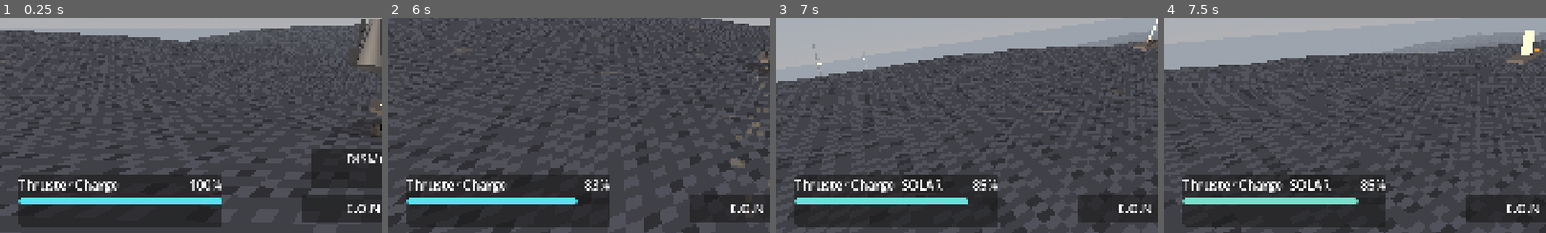
Above: before the commit, frames 1-4 (left to right).
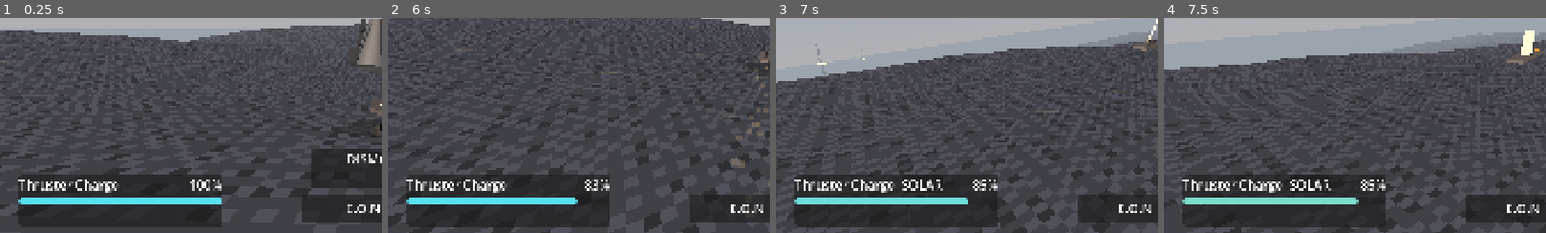
Above: after the commit, the same moments.

Repository: oleskulbru-commits/energy-glider
Game: Godot game, scene res://scenes/main.tscn
The game is run twice, just before and just after one commit, with the same random seed, the same clock (stepped at 60 frames per second) and the same inputs.
Inputs (mouse positions are % of the whole screen's width and height, from its top left):
- Up to frame 1 (0.25 s): no input
- Up to frame 2 (6 s): move the mouse to (55, 50) at 0.52 s; hold Shift (boost) 0.53-1.28 s; hold W (move_forward) 0.53-5.78 s; click (55, 50) at 0.67 s; tap Space (jump) at 0.77, 1.52, 3.02, 3.77, 4.52 s; move the mouse to (45, 50) at 1.27 s; tap E (interact) at 1.35, 5.85 s; move the mouse to (52, 48) at 2.02 s; hold Q (radar_pulse) 2.03-2.78 s; move the mouse to (49, 52) at 2.77 s; tap Shift (boost) at 2.85 s; click (49, 52) at 2.92 s; move the mouse to (57, 51) at 3.52 s; hold E (interact) 3.53-4.28 s; move the mouse to (42, 49) at 4.27 s; tap Q (radar_pulse) at 4.35 s; move the mouse to (51, 50) at 5.02 s; hold Shift (boost) 5.03-5.78 s; click (51, 50) at 5.17 s; move the mouse to (46, 48) at 5.77 s; hold D (steer_right) from 5.78 s (still down)
- Up to frame 3 (7 s): tap Space (jump) at 6.02, 6.77 s; move the mouse to (55, 50) at 6.52 s; release D (steer_right) at 6.53 s; hold W (move_forward) from 6.53 s (still down); hold Q (radar_pulse) from 6.53 s (still down)
- Up to frame 4 (7.5 s): keep holding W (move_forward); move the mouse to (45, 50) at 7.27 s; release Q (radar_pulse) at 7.28 s; tap Shift (boost) at 7.35 s; click (45, 50) at 7.42 s
The pictures show only the part of the screen within x 0-50%, y 47-97%; the shares and areas given below are measured in that part.

Frames 1-2 are identical in both runs. In frame 3, 0.1% of the frame differs, in the area x 9-14%, y 12-26%; in frame 4, nothing differs.

Commit message:
Refine outpost spawner logic for hub radius compliance
- Adjusted ridge sample radius to ensure Z-only ridge search remains within hub limits, enhancing tower placement accuracy.
- Updated verification checks to confirm that westbound tower placements adhere to hub radius constraints, improving gameplay safety and consistency.

Diff:
--- a/scripts/world/outpost_spawner.gd
+++ b/scripts/world/outpost_spawner.gd
@@ -5,7 +5,8 @@
 
 @export var terrain_manager_path: NodePath
 @export var include_home := true
-@export var ridge_sample_radius_m := 80.0
+## Z-only ridge search. Clamped to hub radius so the westbound line stays inside deposit/night hub.
+@export var ridge_sample_radius_m := 30.0
 @export var ridge_sample_steps := 8
 
 
@@ -43,19 +44,21 @@
 	tower.snap_to_terrain()
 
 
-## Pick a high ridge near the planned spot, but keep X fixed.
+## Pick a high ridge near the planned spot, but keep X fixed and Z within hub reach.
 ## LevelProgress advances on planned west X — shifting X made the objective lag behind the mesh.
+## Hub checks use full XZ distance; Z snap beyond HUB_RADIUS_M would miss deposit/night/hub UI.
 func _pick_ridge_xz(approx: Vector3, terrain: TerrainManager) -> Vector2:
 	var best := Vector2(approx.x, approx.z)
 	if terrain == null:
 		return best
+	var radius := minf(ridge_sample_radius_m, AntennaState.HUB_RADIUS_M)
 	var best_h := terrain.sample_height(approx.x, approx.z)
 	var steps := maxi(ridge_sample_steps, 1)
 	for i in steps:
 		var t := 0.0
 		if steps > 1:
 			t = (float(i) / float(steps - 1)) * 2.0 - 1.0
-		var z := approx.z + t * ridge_sample_radius_m
+		var z := approx.z + t * radius
 		var h := terrain.sample_height(approx.x, z)
 		if h > best_h:
 			best_h = h
--- a/scripts/world/verify_outpost_spawner.gd
+++ b/scripts/world/verify_outpost_spawner.gd
@@ -70,6 +70,7 @@
 	var home_found := false
 	var west_ok := 0
 	var matched_offsets: Dictionary = {}
+	var hub_r := AntennaState.HUB_RADIUS_M
 	for node in get_nodes_in_group("upgrade_tower"):
 		var s := node as Node3D
 		if s == null or s == tower:
@@ -80,8 +81,10 @@
 		if absf(dx) < 1.0 and absf(dz) < 1.0:
 			home_found = true
 			continue
-		if absf(dz) > 100.0:
-			continue
+		_fail_unless(
+			absf(dz) <= hub_r + 0.01,
+			"West tower Z snap (%.2f) exceeds hub radius %.2f" % [dz, hub_r]
+		)
 		for offset_x in expected_offsets:
 			# X must stay on the planned west distance (ridge snap is Z-only).
 			if absf(dx - offset_x) < 0.5 and not matched_offsets.has(offset_x):
@@ -93,6 +96,23 @@
 	_fail_unless(spawned == 41, "Expected home+40 west towers, got %d spawned" % spawned)
 	_fail_unless(west_ok == 40, "Expected 40 west towers on planned X, got %d" % west_ok)
 
+	# Planned westbound line (Z=0) must still be inside hub for deposit / night safety.
+	for offset_x in expected_offsets:
+		var line_pos := Vector3(terrain.run_origin.x + offset_x, 0.0, terrain.run_origin.y)
+		var nearest_hub := INF
+		for node in get_nodes_in_group("upgrade_tower"):
+			var s := node as Node3D
+			if s == null or s == tower:
+				continue
+			var xz := Vector2(line_pos.x - s.global_position.x, line_pos.z - s.global_position.z)
+			nearest_hub = minf(nearest_hub, xz.length())
+		_fail_unless(
+			nearest_hub <= hub_r,
+			"Westbound line at X offset %.0f is %.2fm from nearest hub (>%s)" % [
+				offset_x, nearest_hub, hub_r
+			]
+		)
+
 	print("Outpost spawner verification passed.")
 	quit(0)
 
